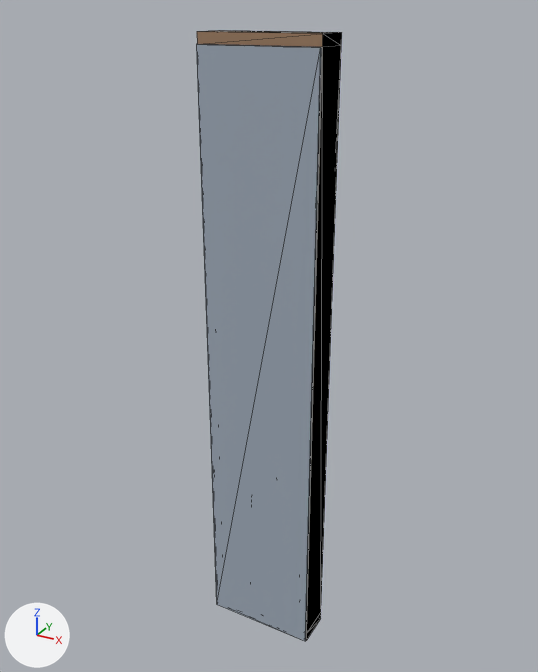
Before and after pictures for a commit that changed the glTF model panels/EX8_FF.glb.
Before and after are seen from a 50 mm camera at (1.24, -2.24, 1.27) aimed at (-0.02, 0.05, 0.12). The axes (+X, +Y, +Z) are drawn at lower left. The lights are the same throughout. The older version comes first. Mesh edges are drawn as thin lines.

The first picture shows 'EX8 FF'.
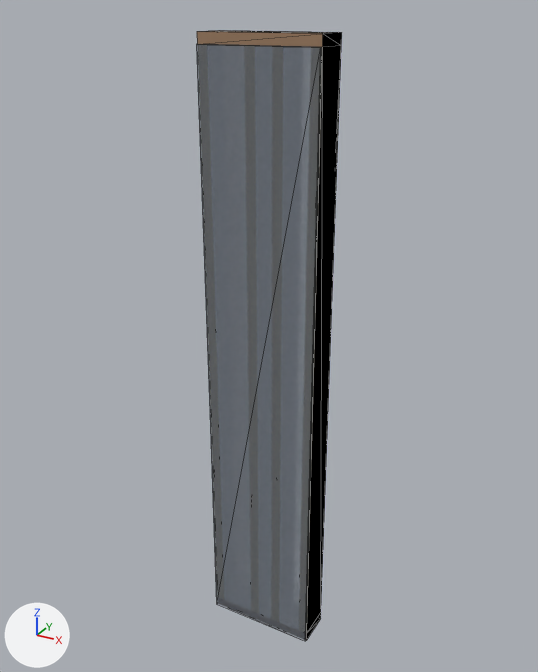
Patch to the scene script:
```diff
--- a/panels/EX8_FF.glb.py
+++ b/panels/EX8_FF.glb.py
@@ mat_osb_external @@
 mat_osb_external.roughness = 0.85
+mat_osb_external.alpha = 0.3
```

Boxes [x1, y1, x2, y2] around the edits, measured in the pictures (538 x 672 px):
'EX8 FF', surface changed: [196, 42, 325, 641] in both
